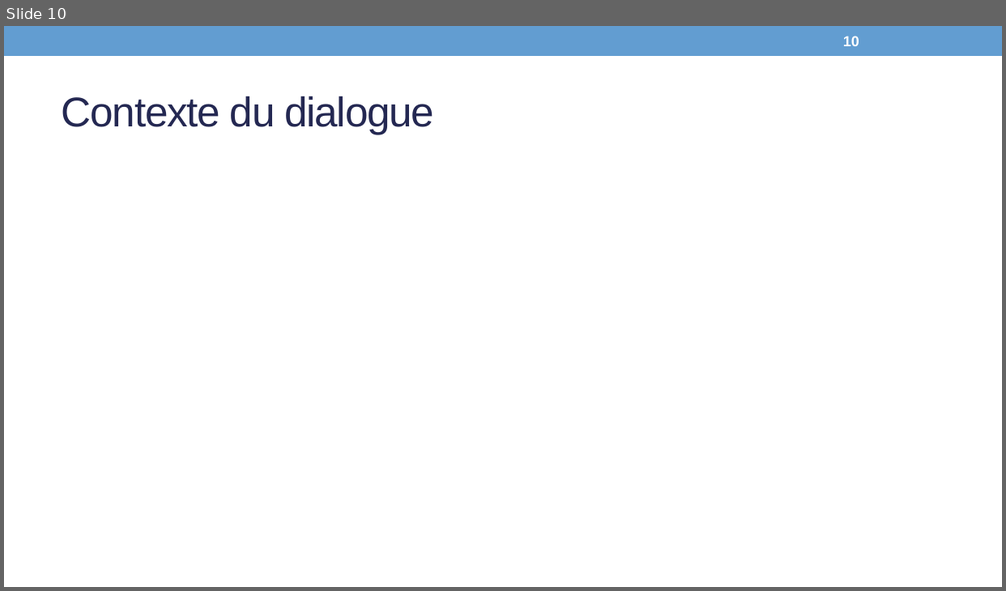
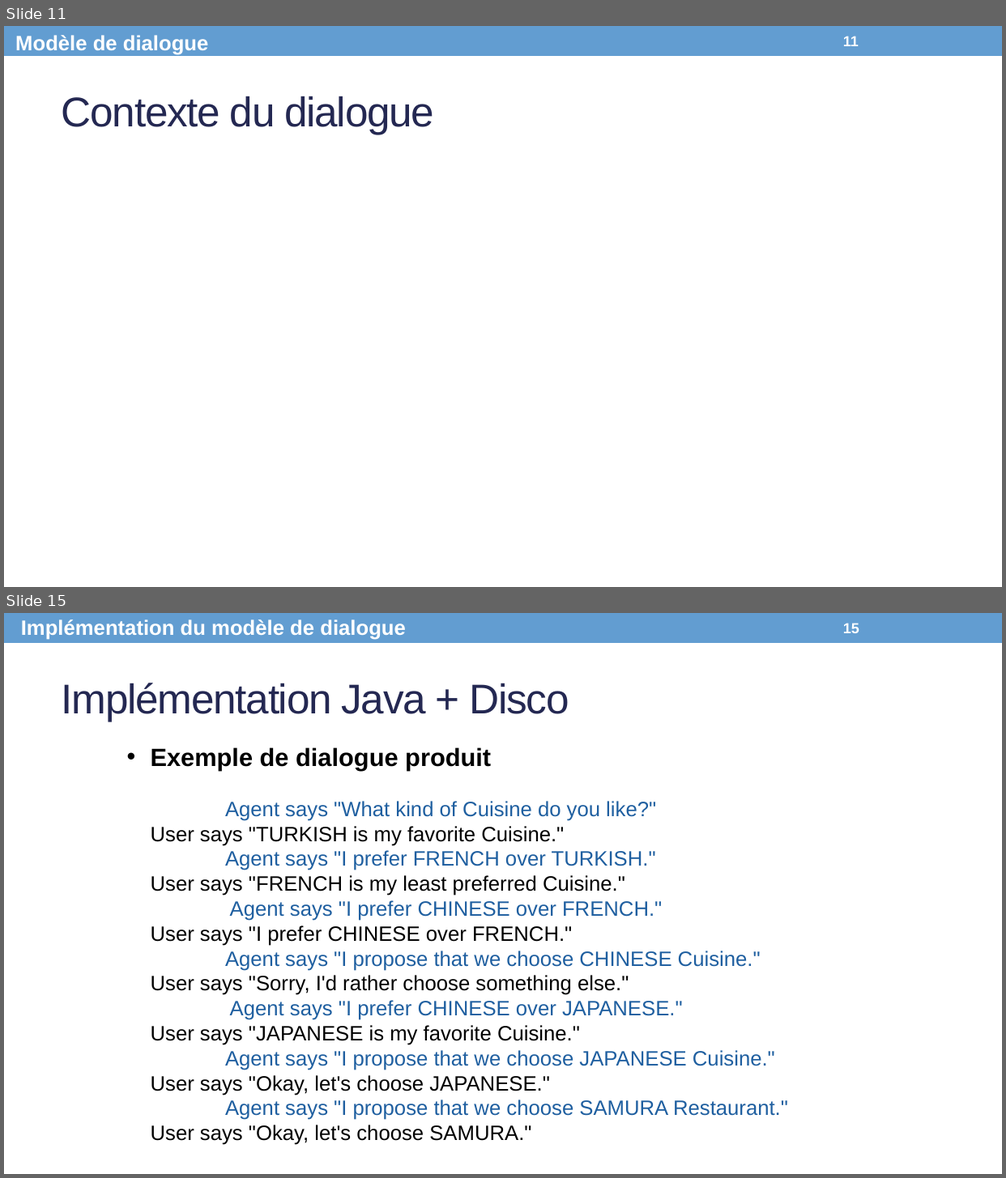
Before and after one commit to Olydia/Discolog, a slide deck: papers/Presentations/WACAI.pptx. Shown one above the other, each under a label of ours: slide 10 before the commit, slides 11 and 15 after it; the slides between them are not shown. The pictures are 1006x591 and 1006x1178 pixels, drawn with LibreOffice and Linux fonts; fonts in the diff are those of the drawing; grey boxes stand for pictures. Boxes give left, top, right and bottom in pixels: in the first picture for what was removed or moved away, otherwise in the second. Text is boxed around its words. In the diff, an @@ line names an element or a change of style, - is before the commit and + after.

```diff
--- a/papers/Presentations/WACAI.pptx
+++ b/papers/Presentations/WACAI.pptx
@@ slide 15 added at (4,613,1002,1174), background #FFFFFF; not listed: 1 template element that a slide beside it also shows @@
@@ text added at (21,619,406,640), 20 pt, text #FFFFFF, bold @@
+Implémentation du modèle de dialogue
@@ page number added at (843,623,859,633), 14 pt, text #FFFFFF, bold @@
+15
@@ title added at (62,683,569,722), 40 pt, text #242852 @@
+Implémentation Java + Disco
@@ text added at (151,747,491,770), 24 pt, text #000000, bold @@
+• Exemple de dialogue produit
@@ text added at (151,801,788,1145), 20 pt, text #1F5FA0 @@
+Agent says "What kind of Cuisine do you like?"
+User says "TURKISH is my favorite Cuisine."
+Agent says "I prefer FRENCH over TURKISH."
+User says "FRENCH is my least preferred Cuisine."
+Agent says "I prefer CHINESE over FRENCH."
+User says "I prefer CHINESE over FRENCH."
+Agent says "I propose that we choose CHINESE Cuisine."
+User says "Sorry, I'd rather choose something else."
+Agent says "I prefer CHINESE over JAPANESE."
+User says "JAPANESE is my favorite Cuisine."
+Agent says "I propose that we choose JAPANESE Cuisine."
+User says "Okay, let's choose JAPANESE."
+Agent says "I propose that we choose SAMURA Restaurant."
+User says "Okay, let's choose SAMURA."
@@ what was slide 10 is now slide 11 @@
@@ slide 11 changed as well @@
@@ text added at (15,35,209,55), 20 pt, text #FFFFFF, bold @@
+Modèle de dialogue
@@ page number at (843,36,859,46): text changed @@
-10
+11
```
Also in this commit, not shown: 8 other slides changed, 6 other slides added, 3 slides removed, 1 other file.
